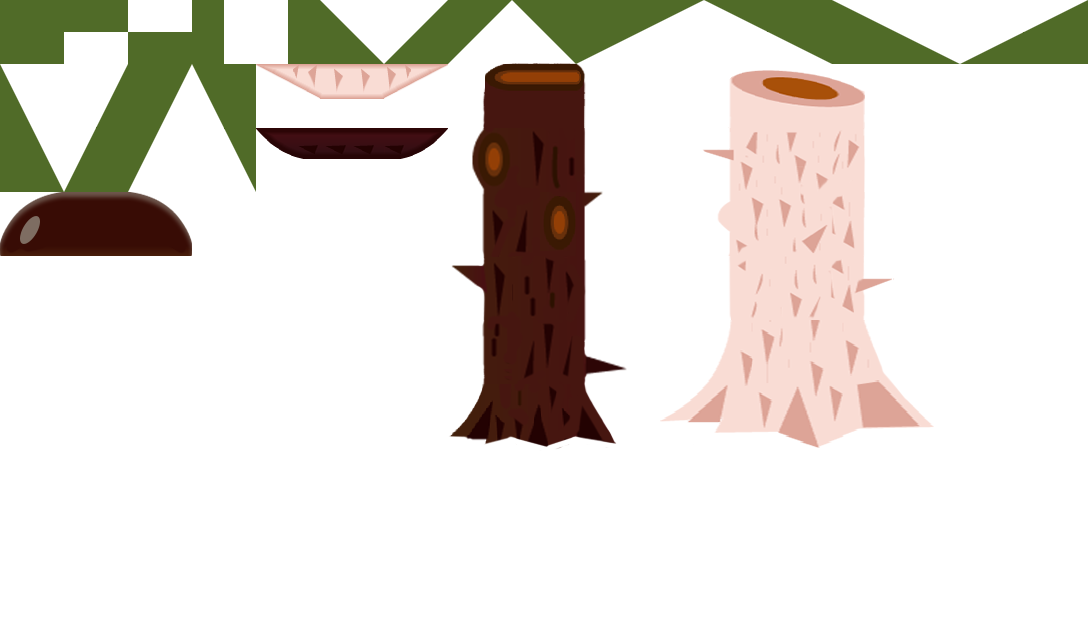
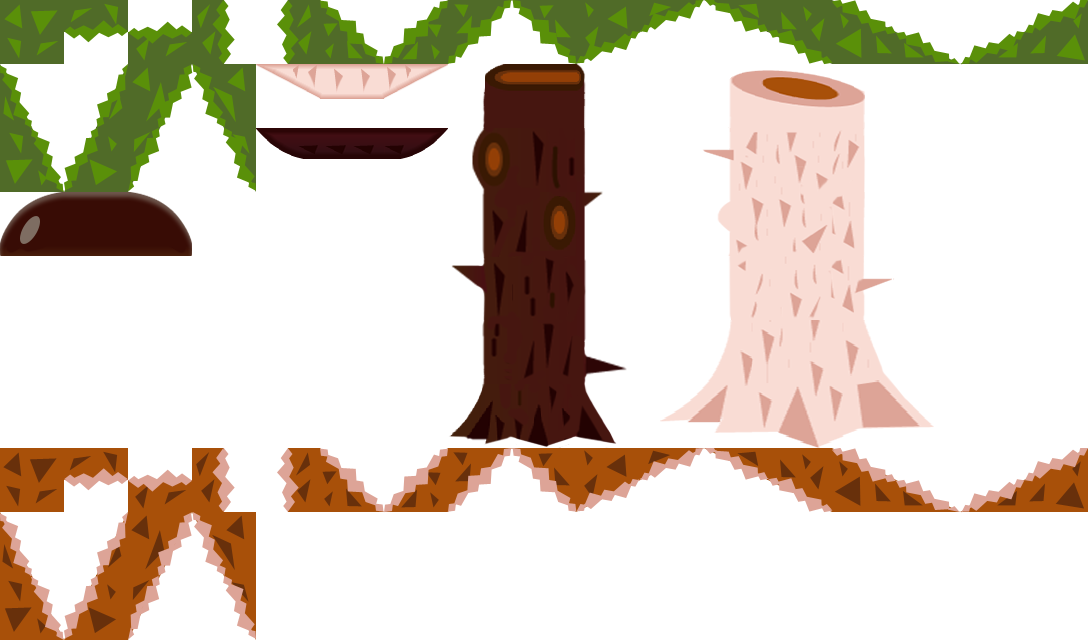
Layered file, before and after one edit (1088×640). Changes by layer:
added layer "ground grass copy" above "ground grass" over [0, 448, 1088, 640]
added layer "ground grass" above "ground triangles copy" over [0, 0, 1088, 192]
added layer "ground triangles copy" above "ground triangles" over [2, 450, 1085, 634]
added layer "ground triangles" above "ground tiles copy" over [3, 2, 1086, 186]
added layer "ground tiles copy" above "ground tiles" over [0, 448, 1088, 640]
renamed "Layer 1" to "tree brown", painted on it over [448, 63, 694, 451]
